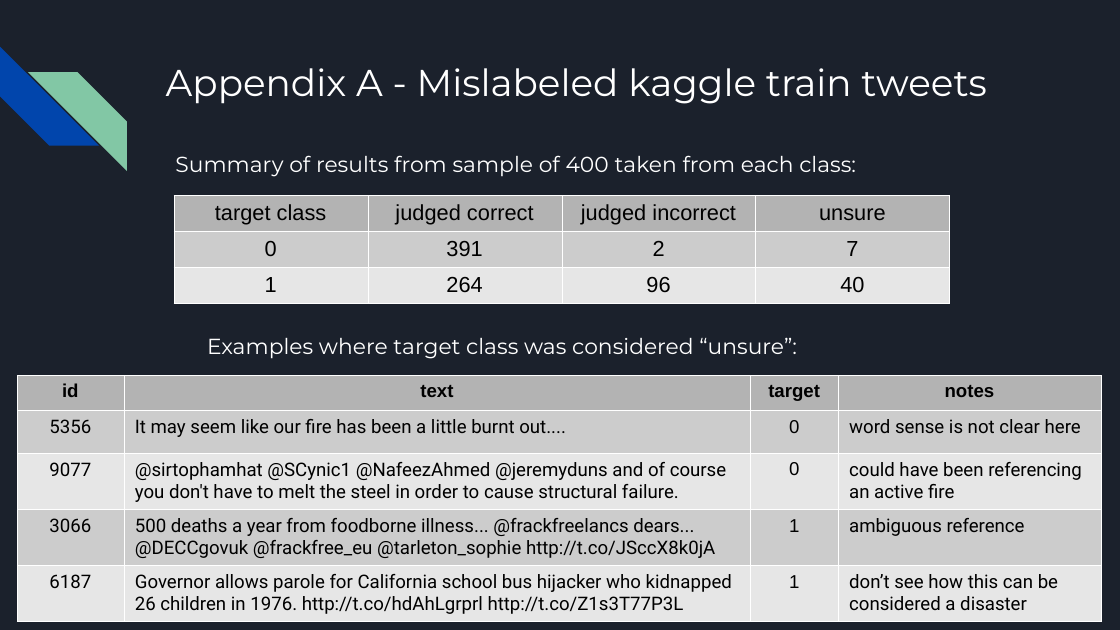
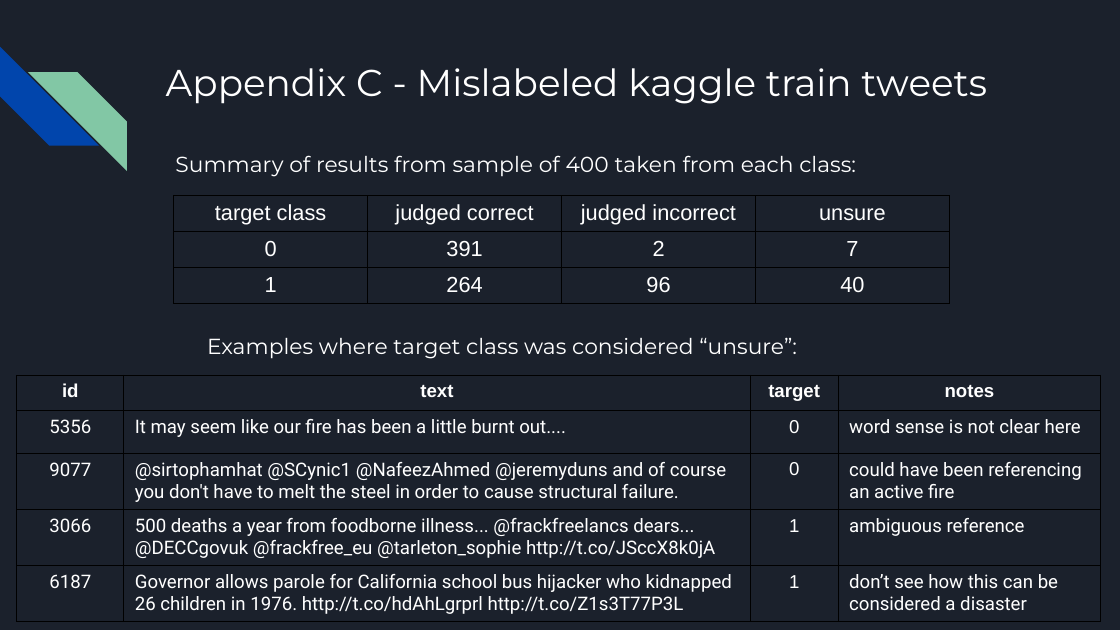
Before and after one commit to MichaelSzczepaniak/WordEmbeddings, a slide deck: slide 13 of word_embeddings_30min.odp. Drawn at 1120x630 pixels with LibreOffice and Linux fonts; fonts in the diff are those of the drawing. Boxes give left, top, right and bottom in pixels: in the first picture for what was removed or moved away, otherwise in the second. Text is boxed around its words. In the diff, an @@ line names an element or a change of style, - is before the commit and + after.

```diff
--- a/word_embeddings_30min.odp
+++ b/word_embeddings_30min.odp
@@ title at [166,68,987,104]: text changed @@
-Appendix A - Mislabeled kaggle train tweets
+Appendix C - Mislabeled kaggle train tweets
@@ table at [174,196,949,304] @@
@@ fill #B3B3B3 to none in row 1 @@
@@ fill #CCCCCC to none in row 2 @@
@@ fill #E6E6E6 to none in row 3 @@
@@ text colour #000000 to #FFFFFF @@
@@ borders changed @@
@@ table at [17,375,1100,618] @@
@@ fill #B3B3B3 to none in row 1 @@
@@ fill #CCCCCC to none in 8 cells @@
@@ fill #E6E6E6 to none in 8 cells @@
@@ text colour #000000 to #FFFFFF @@
@@ borders changed @@
```
Also in this commit, not shown: 4 other slides changed, 7 slides added, 9 slides removed.
